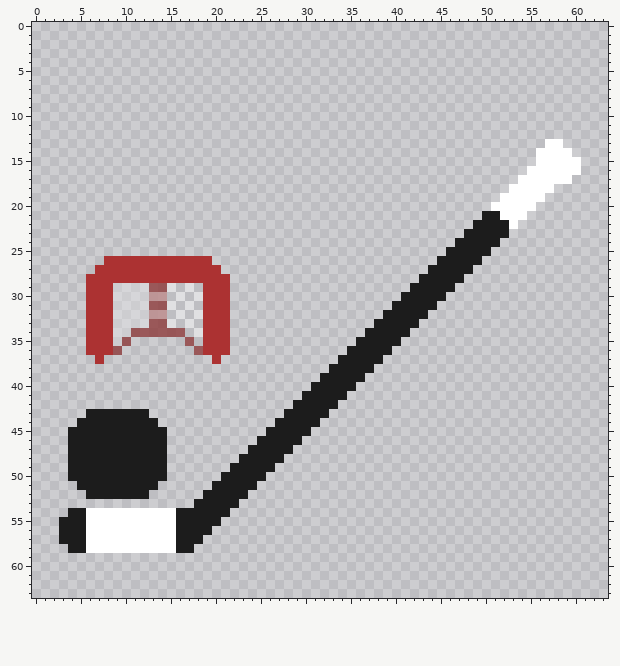
Edited in one commit: pixel-art sprite (Images/HockeySprite1.png). This is how it looked before the edit.
The file is 64x64 pixels.
Now the later version:
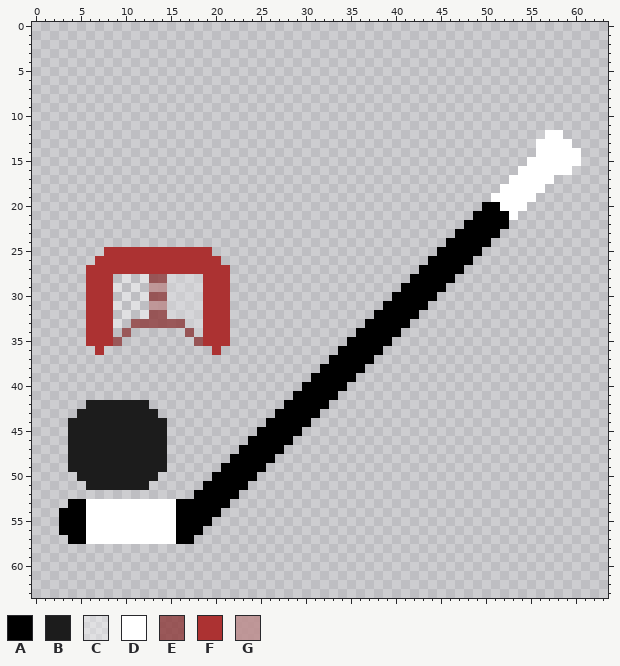
Palette (. is transparent): A #000000  B #1c1c1c  C #ffffff60  D #ffffff  E #8c3939c9  F #ac3232  G #bd8f8fdd
Edits made:
Changed rows in their new state; - is an unchanged pixel.
first column x 3:
12 ------------------------------------------------------DD--
13 -----------------------------------------------------D--D-
14 ---------------------------------------------------------D
15 ----------------------------------------------------D-----
16 ---------------------------------------------------D-----.
17 --------------------------------------------------D----..-
18 -------------------------------------------------D----.---
19 ------------------------------------------------D----.----
20 -----------------------------------------------AA---.-----
21 ----------------------------------------------AAAA-.------
22 ---------------------------------------------AAAAA.-------
23 --------------------------------------------AAAAA.--------
24 -------------------------------------------AAAAA.---------
25 -----FFFFFFFFFFFF-------------------------AAAAA.----------
26 ----F------------F-----------------------AAAAA.-----------
27 ---F--------------F---------------------AAAAA.------------
28 ------.C.CEEC.C.-----------------------AAAAA.-------------
29 ------C.C.GG.C.C----------------------AAAAA.--------------
30 ------.C.CEEC.C.---------------------AAAAA.---------------
31 ------C.C.GG.C.C--------------------AAAAA.----------------
32 ------.C.CEEC.C.-------------------AAAAA.-----------------
33 ------C.EE--EE.C------------------AAAAA.------------------
34 ------.E......E.-----------------AAAAA.-------------------
35 ------E.------.E----------------AAAAA.--------------------
36 ---.-..--------..-.------------AAAAA.---------------------
37 ----.------------.------------AAAAA.----------------------
38 -----------------------------AAAAA.-----------------------
39 ----------------------------AAAAA.------------------------
40 ---------------------------AAAAA.-------------------------
41 --------------------------AAAAA.--------------------------
42 ---BBBBBBB---------------AAAAA.---------------------------
43 --B-------B-------------AAAAA.----------------------------
44 -B---------B-----------AAAAA.-----------------------------
45 ----------------------AAAAA.------------------------------
46 ---------------------AAAAA.-------------------------------
47 --------------------AAAAA.--------------------------------
48 -------------------AAAAA.---------------------------------
49 ------------------AAAAA.----------------------------------
50 -.---------.-----AAAAA.-----------------------------------
51 --.-------.-----AAAAA.------------------------------------
52 ---.......-----AAAAA.-------------------------------------
53 -AADDDDDDDDDDAAAAAA.--------------------------------------
54 AAA----------AAAAA.---------------------------------------
55 AAA----------AAAA.----------------------------------------
56 AAA----------AAA.-----------------------------------------
57 .AA----------AA.------------------------------------------
58 -..............-------------------------------------------
Changed places in both pictures, as pixel boxes (x1, y1, x2, y2):
changed: (59, 130, 581, 553)
